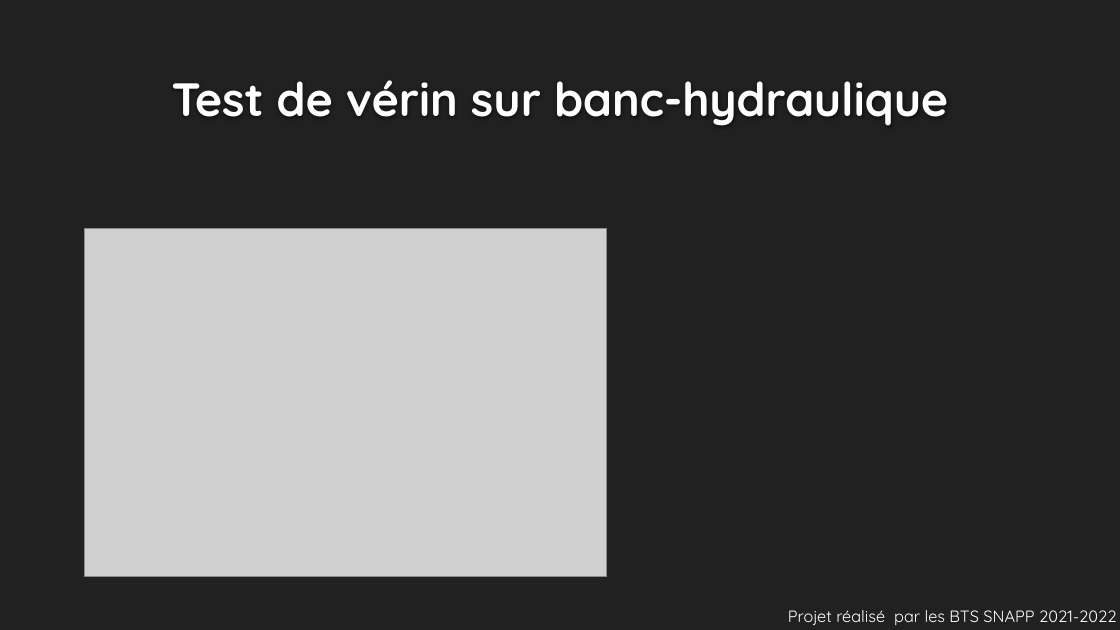
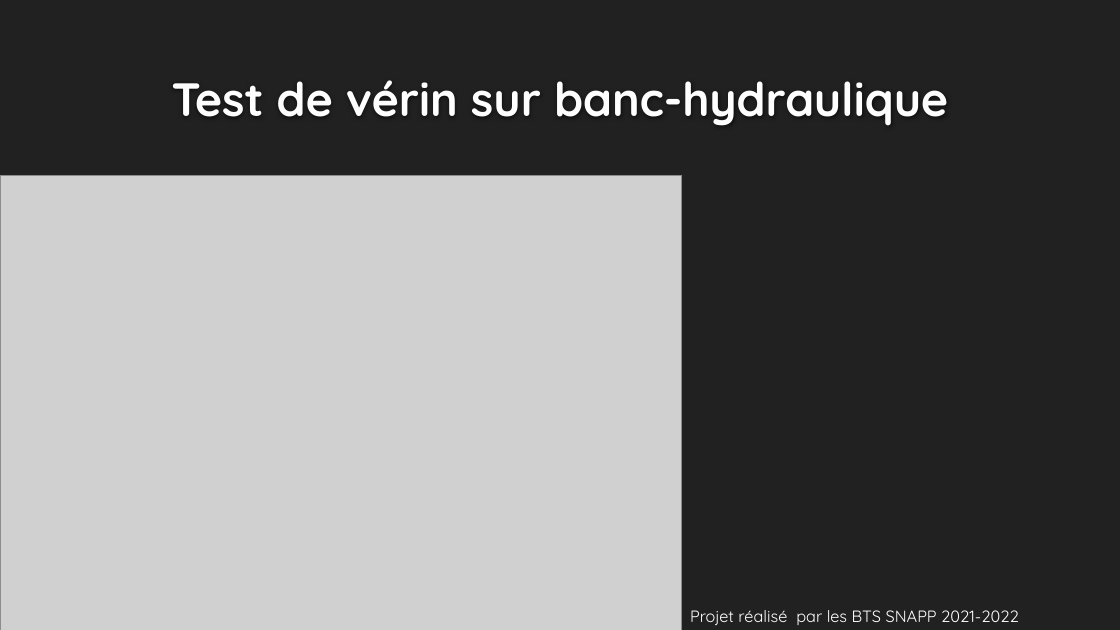
Before and after one commit to MRCThomas/testDeVerinSurBancHydraulique, a slide deck: slide 1 of Analyse/Hugo/Support Revue 0 Hugo.pptx. Drawn at 1120x630 pixels with LibreOffice and Linux fonts; fonts in the diff are those of the drawing; grey boxes stand for pictures; background and template pictures are left out. Boxes give left, top, right and bottom in pixels: in the first picture for what was removed or moved away, otherwise in the second. Text is boxed around its words. In the diff, an @@ line names an element or a change of style, - is before the commit and + after.

```diff
--- a/Analyse/Hugo/Support Revue 0 Hugo.pptx
+++ b/Analyse/Hugo/Support Revue 0 Hugo.pptx
@@ picture: place and size @@
-picture at bbox=[85, 229, 607, 576]
+picture at bbox=[0, 176, 682, 630]
@@ text "Projet réalisé par les BTS ...": place and size @@
-text "Projet réalisé par les BTS ..." at bbox=[788, 610, 1117, 625]
+text "Projet réalisé par les BTS ..." at bbox=[690, 610, 1019, 625]
```
Also in this commit, not shown: 5 other slides changed, 3 slides added, 1 slide removed.
